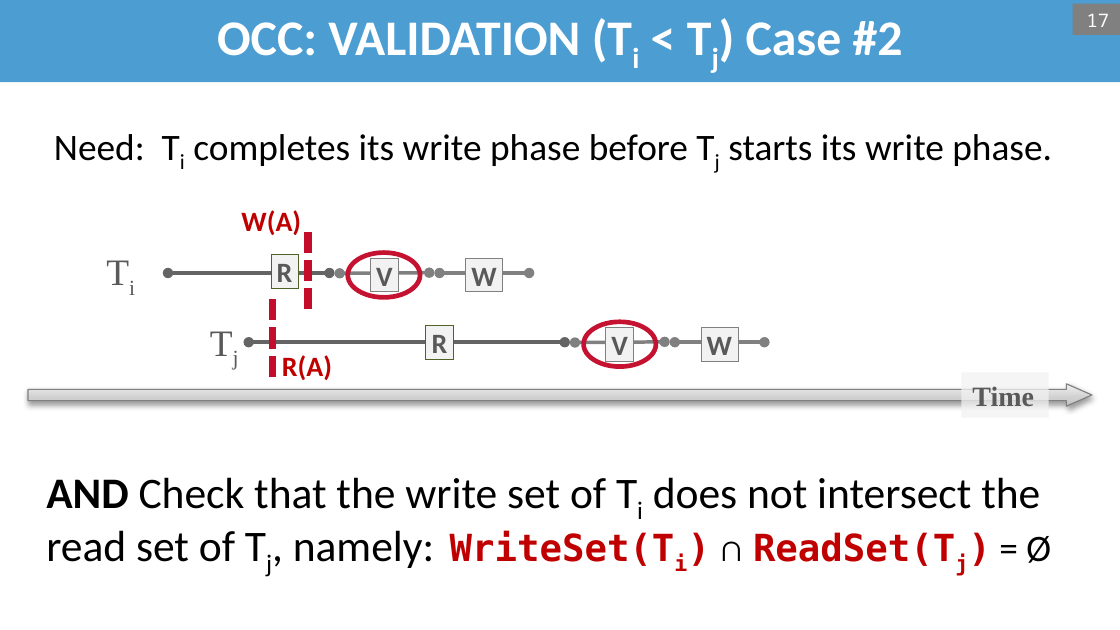
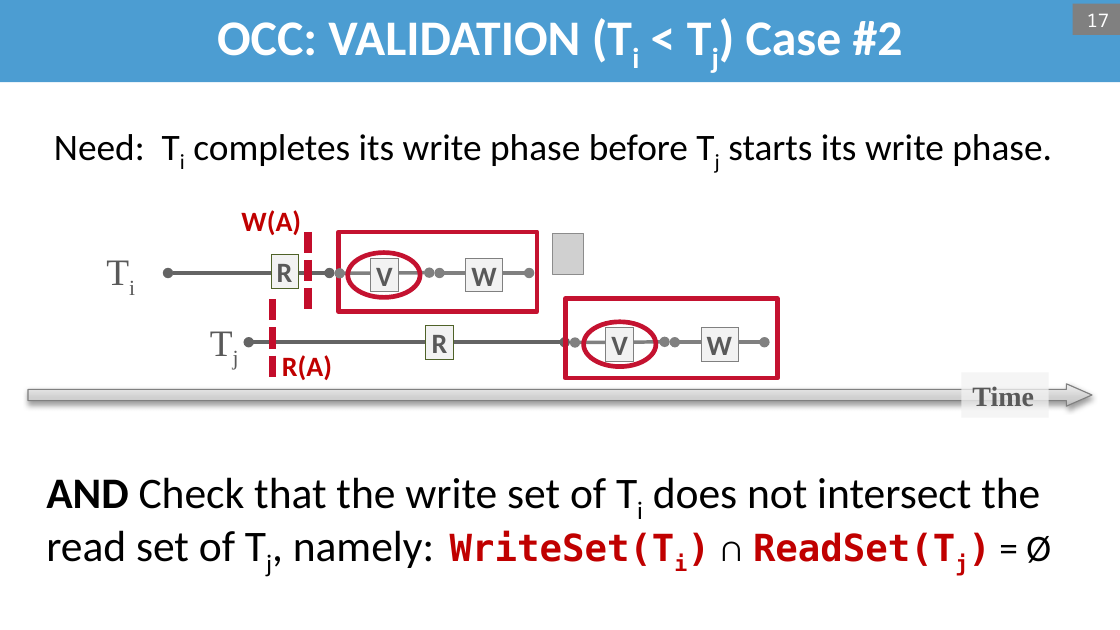
Before and after one commit to bsb20/bsb20.github.io, a slide deck: slide 17 of docs/421_f26/lectures/L18_occ.pptx. Drawn at 1120x630 pixels with LibreOffice and Linux fonts; fonts in the diff are those of the drawing; grey boxes stand for pictures; background and template pictures are left out. Boxes give left, top, right and bottom in pixels: in the first picture for what was removed or moved away, otherwise in the second. Text is boxed around its words. In the diff, an @@ line names an element or a change of style, - is before the commit and + after.

```diff
--- a/docs/421_f26/lectures/L18_occ.pptx
+++ b/docs/421_f26/lectures/L18_occ.pptx
@@ rectangle added at [338, 232, 536, 311], outline #C41230 3 pt @@
@@ picture added at [552, 234, 584, 274] @@
@@ rectangle added at [566, 299, 777, 379], outline #C41230 3 pt @@
```
Also in this commit, not shown: 19 other slides changed, 1 slide removed, 1 other file.
